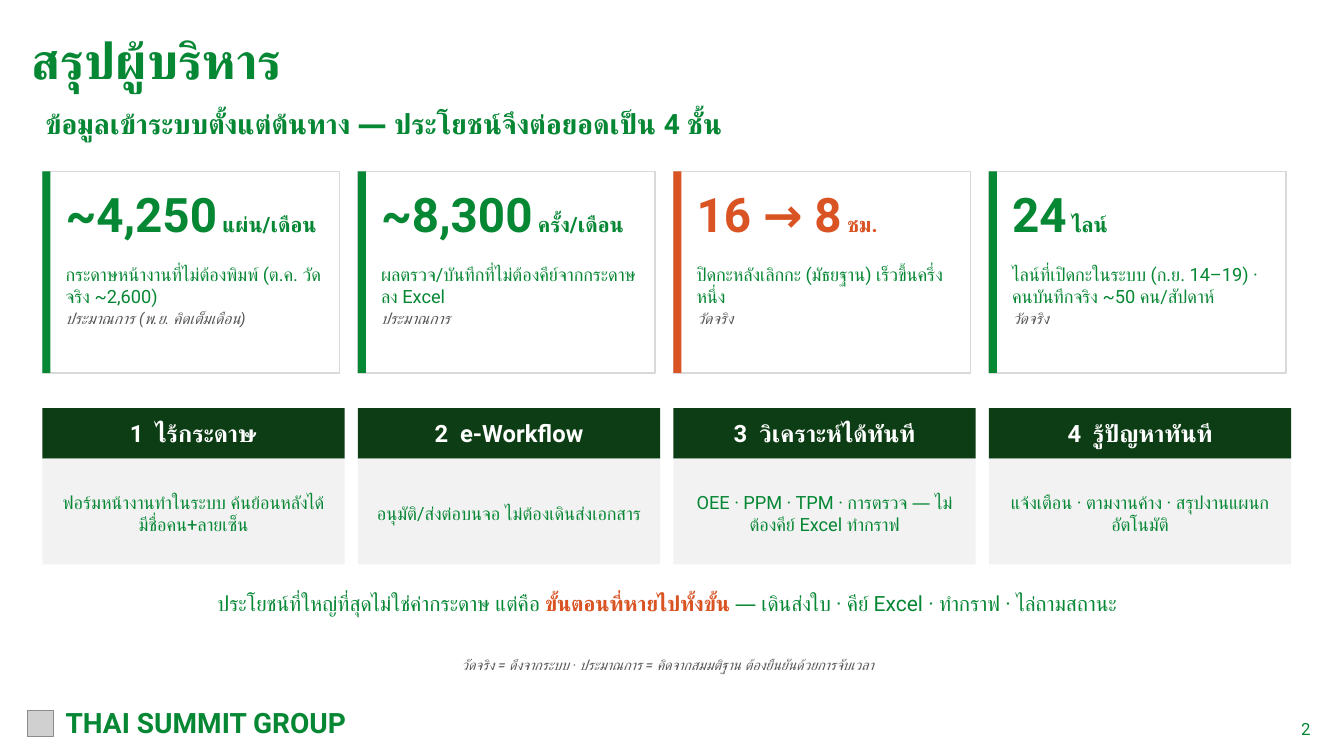
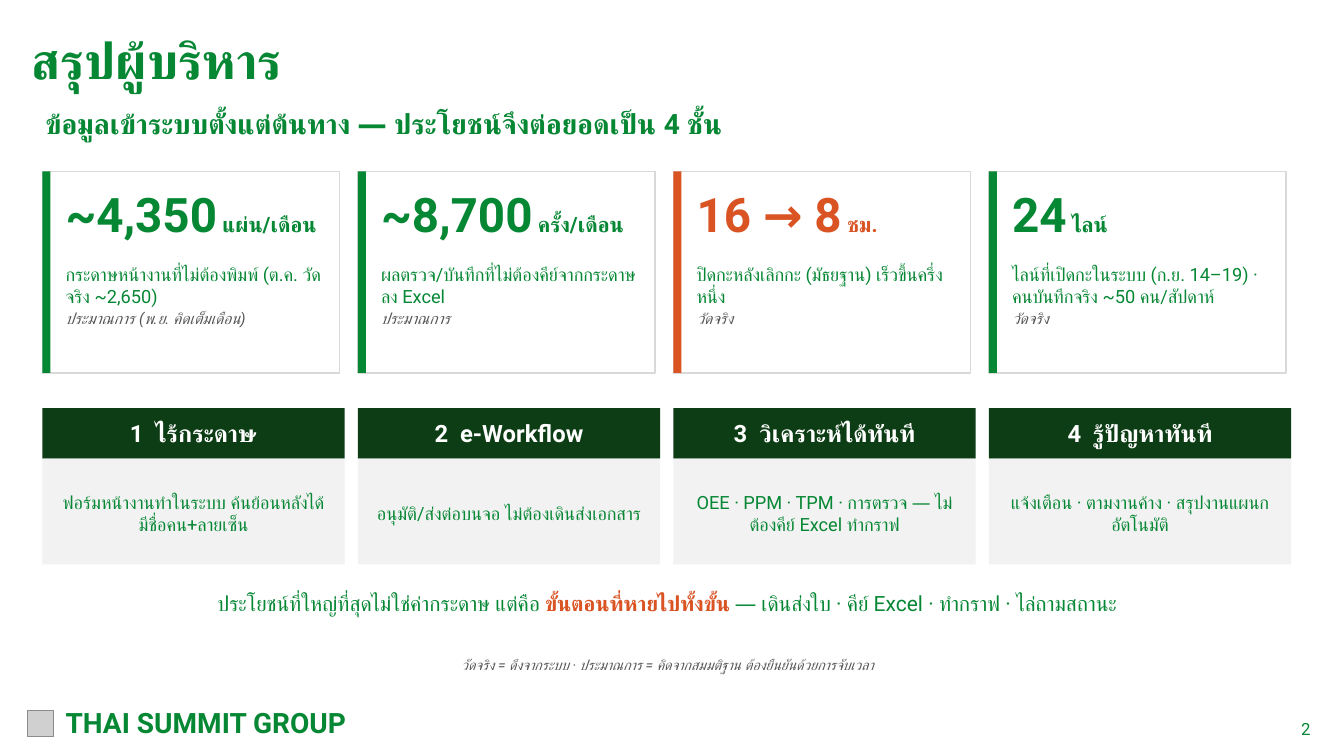
Before and after one commit to tsat4/4Mmanagement, a slide deck: slide 2 of docs/meetings/TSAT_ESM_Benefits_2026-11-23.pptx. Drawn at 1344x756 pixels with LibreOffice and Linux fonts; fonts in the diff are those of the drawing; grey boxes stand for pictures. Boxes give left, top, right and bottom in pixels: in the first picture for what was removed or moved away, otherwise in the second. Text is boxed around its words. In the diff, an @@ line names an element or a change of style, - is before the commit and + after.

```diff
--- a/docs/meetings/TSAT_ESM_Benefits_2026-11-23.pptx
+++ b/docs/meetings/TSAT_ESM_Benefits_2026-11-23.pptx
@@ text at [66,197,316,241]: text changed @@
-~4,250 แผ่น/เดือน
+~4,350 แผ่น/เดือน
@@ text at [381,197,624,241]: text changed @@
-~8,300 ครั้ง/เดือน
+~8,700 ครั้ง/เดือน
@@ text at [66,266,321,307]: text changed @@
-กระดาษหน้างานที่ไม่ต้องพิมพ์ (ต.ค. วัดจริง ~2,600)
+กระดาษหน้างานที่ไม่ต้องพิมพ์ (ต.ค. วัดจริง ~2,650)
```
Also in this commit, not shown: 4 other slides changed, 4 other files.
